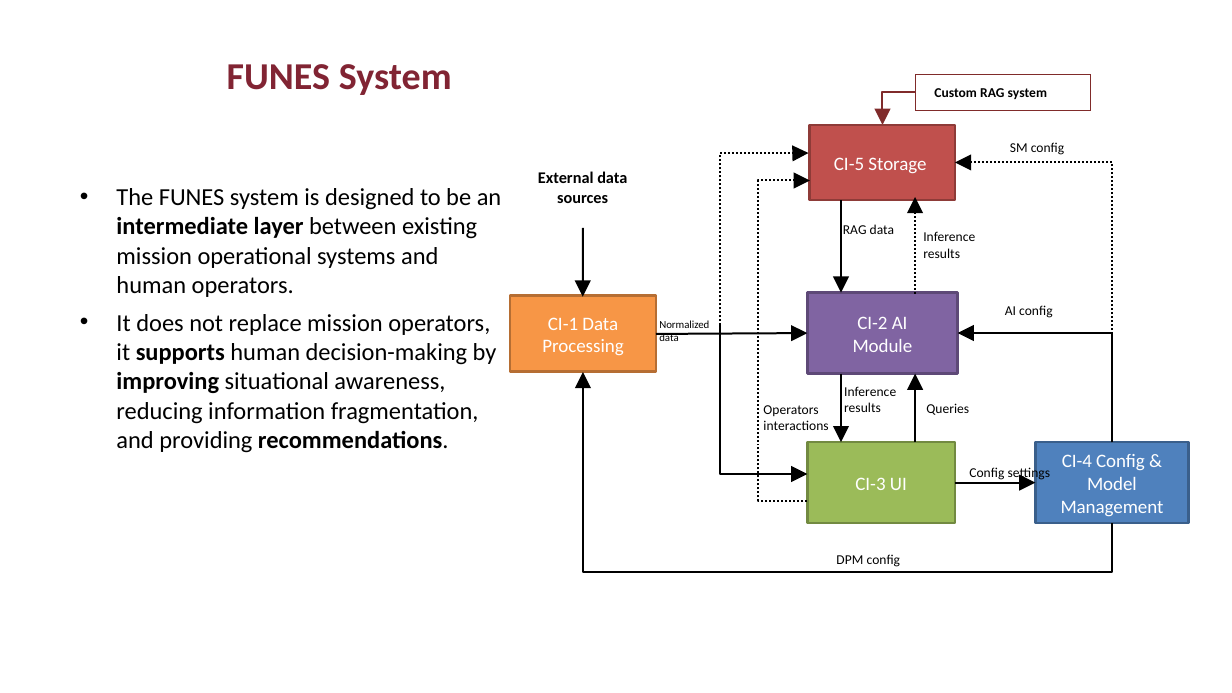
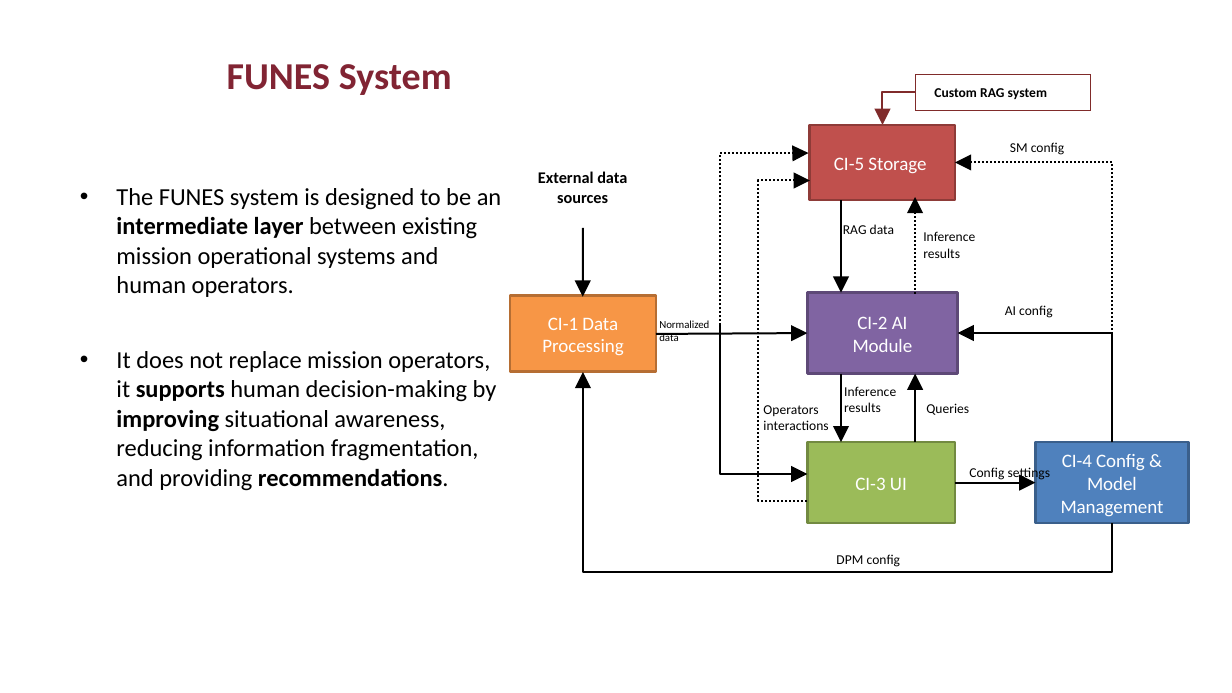
Before and after one commit to AntonLissa/AIRO-thesis, a slide deck: slide 9 of AIRO.pptx. Drawn at 1232x693 pixels with LibreOffice and Linux fonts; fonts in the diff are those of the drawing; background and template pictures are left out. Boxes give left, top, right and bottom in pixels: in the first picture for what was removed or moved away, otherwise in the second. Text is boxed around its words. In the diff, an @@ line names an element or a change of style, - is before the commit and + after.

```diff
--- a/AIRO.pptx
+++ b/AIRO.pptx
@@ text "The FUNES system is designed ..." rewrapped from bbox=[116, 188, 502, 453] to bbox=[116, 188, 502, 491] @@
```
Also in this commit, not shown: 2 other slides changed, 4 other files.
